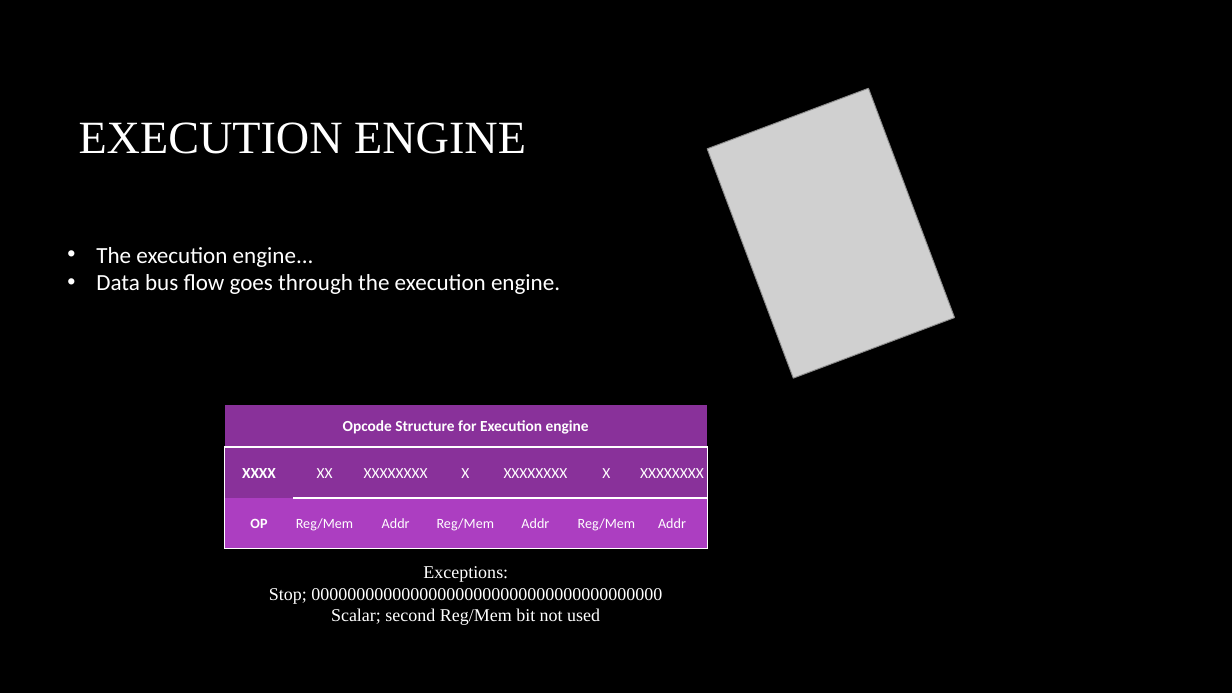
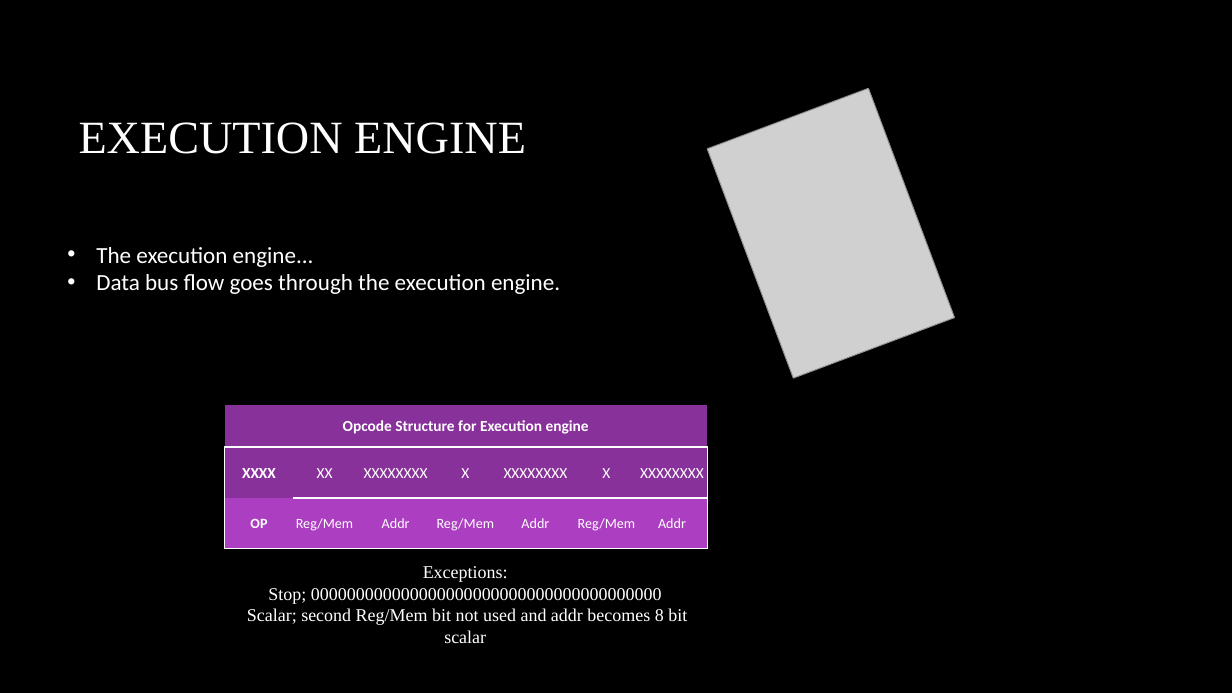
Before and after one commit to leviathansun/SystemVerilogMatrixMultiplicationExecutionEngine, a slide deck: slide 3 of LTS25HDLPresentation.pptx. Drawn at 1232x693 pixels with LibreOffice and Linux fonts; fonts in the diff are those of the drawing; grey boxes stand for pictures; background and template pictures are left out. Boxes give left, top, right and bottom in pixels: in the first picture for what was removed or moved away, otherwise in the second. Text is boxed around its words. In the diff, an @@ line names an element or a change of style, - is before the commit and + after.

```diff
--- a/LTS25HDLPresentation.pptx
+++ b/LTS25HDLPresentation.pptx
@@ text at [247,566,687,643]: text changed @@
-Exceptions:
-Stop; 000000000000000000000000000000000000000
-Scalar; second Reg/Mem bit not used
+Exceptions:
+Stop; 000000000000000000000000000000000000000
+Scalar; second Reg/Mem bit not used and addr becomes 8 bit scalar
```
Also in this commit, not shown: 6 other slides changed, 18 other files.
